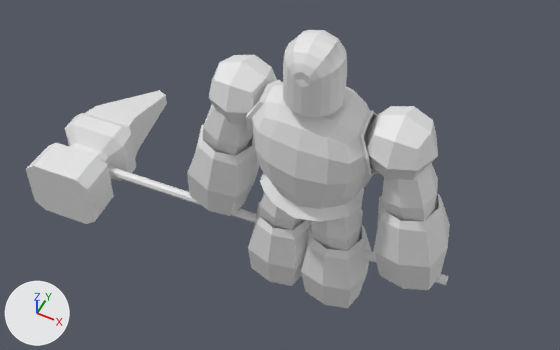
What one commit did to the FBX model Assets/Projeto/Assets/fbx/inimigos/inimigo martelo/inimigo martelo.fbx.
Before and after are seen from a camera (50 mm lens) standing at (2.66, -6.25, 7.72) and looking at (-0.46, -0.01, -0.07). Lighting does not change. The marker at lower left points along +X, +Y and +Z. The picture after the commit comes second. Where no turn or scale is listed for an object, it has been applied to the vertices.

Before the edit, the objects in view are built like this:
```python
me_cube_002 = bpy.data.meshes.new('Cube.002')
me_cube_002.from_pydata(...)  # 682 vertices, 597 faces; spans x -2.65..3.51, y -0.47..2.24, z -2.68..2.05
ob_inimigo_martelo_lod1 = bpy.data.objects.new('inimigo martelo.LOD1', me_cube_002)
ob_inimigo_martelo_lod1.location = (-1.488, -0.651, 0.451)
```
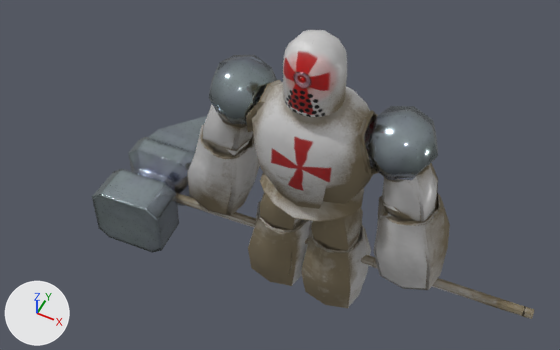
Where the change shows, as pixel boxes (x1, y1, x2, y2) in the pictures (560 x 350 px; the box of a moved part takes in the faces that stretch with it):
'inimigo martelo.LOD1', recoloured, reshaped, surface changed (white to grey)
    before: (26, 30, 450, 308)
    after: (92, 30, 534, 319)
part 1 of me_cube_002, moved or reshaped
    before: (26, 90, 167, 224)
    after: (92, 116, 207, 253)
part 2 of me_cube_002, moved or reshaped
    before: (108, 166, 449, 286)
    after: (176, 193, 534, 319)
part 3 of me_cube_002, moved or reshaped
    both: (319, 171, 366, 222)
part 4 of me_cube_002, surface changed (darker)
    before: (26, 30, 450, 308)
    after: (92, 30, 534, 319)

Edits to the bpy script that builds the scene:
```text
Add img_inimigo_martelo_roughness_png:
    img_inimigo_martelo_roughness_png = load_image('inimigo martelo_Roughness.png', 'inimigo martelo_Roughness.png', 1024, 1024, 'Non-Color')
Add img_inimigo_martelo_metallic_png:
    img_inimigo_martelo_metallic_png = load_image('inimigo martelo_Metallic.png', 'inimigo martelo_Metallic.png', 1024, 1024, 'Non-Color')
Add img_inimigo_martelo_normal_opengl_png:
    img_inimigo_martelo_normal_opengl_png = load_image('inimigo martelo_Normal_OpenGL.png', 'inimigo martelo_Normal_OpenGL.png', 1024, 1024, 'Non-Color')
Add img_inimigo_martelo_base_color_png:
    img_inimigo_martelo_base_color_png = load_image('inimigo martelo_Base_color.png', 'inimigo martelo_Base_color.png', 1024, 1024, 'sRGB')
Add mat_material:
    mat_material = bpy.data.materials.new('Material')
    # uses the picture img_inimigo_martelo_base_color_png
    # uses the picture img_inimigo_martelo_metallic_png
    # uses the picture img_inimigo_martelo_normal_opengl_png
    # uses the picture img_inimigo_martelo_roughness_png
Change me_cube_002:
    used by ob_inimigo_martelo_lod1; location = (-1.488, -0.651, 0.451)
    remove me_cube_002.from_pydata(...)  # 682 vertices, 597 faces; spans x -2.65..3.51, y -0.47..2.24, z -2.68..2.05
    add me_cube_002.from_pydata(...)  # 682 vertices, 597 faces; spans x -1.48..4.69, y -0.47..2.24, z -2.68..2.05
    me_cube_002 part 1: the loose piece of 88 vertices spanning x -2.65..-1.53, y -0.47..2.24, z -2.0..-1.0 is moved by (1.17, 0.0, 0.0)
    me_cube_002 part 2: the loose piece of 17 vertices spanning x -1.78..3.51, y 0.32..0.82, z -1.64..-1.49 is moved by (1.17, 0.0, 0.0)
    me_cube_002 part 3
    me_cube_002.vertices[511].co: (1.96, 0.28, -0.3) -> (1.72, 0.28, -0.3)  # pixel (333, 206) -> not seen
    me_cube_002.vertices[540].co: (2.09, 0.21, 0.0) -> (1.85, 0.21, 0.0)  # pixel (341, 198) -> not seen
    me_cube_002 part 4: texture (UV) coordinates of 597 of 597 faces, centred in x -2.65..3.51, y -0.45..2.21, z -2.55..2.01, changed; they spanned u 0.0..0.88, v 0.0..1.0 and now span u 0.0..1.0, v 0.0..0.99
    add me_cube_002.materials.append(mat_material)
```
